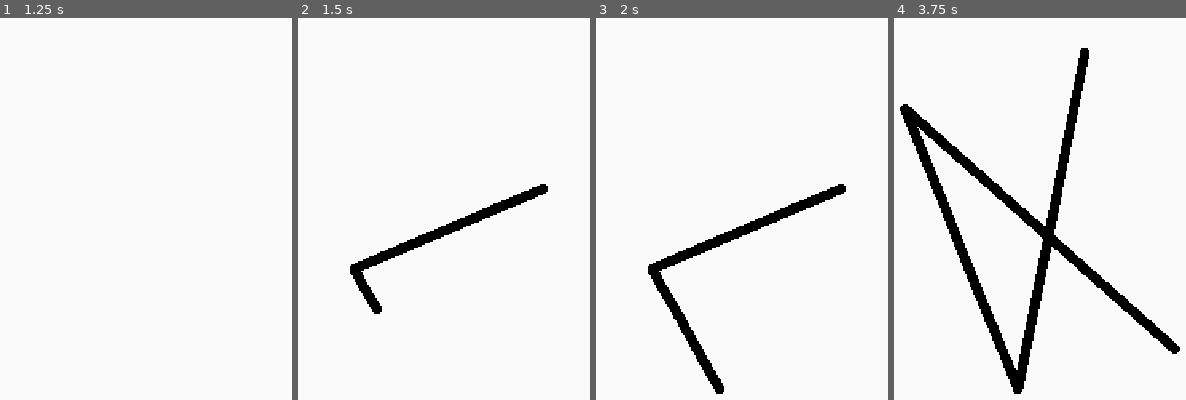
Above: before the commit, frames 1-4 (left to right).
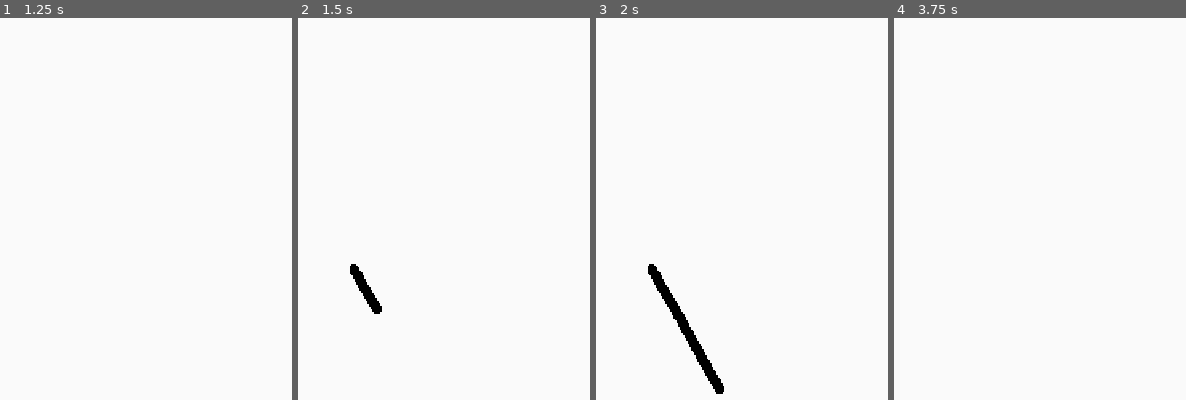
Above: after the commit, the same moments.

Repository: day-dreamer-11/bounce-line-
Game: Godot game, scene res://scenes/TrailDemo.tscn
The game is run twice, just before and just after one commit, with the same random seed, the same clock (stepped at 60 frames per second) and the same inputs.
Inputs (mouse positions are in pixels of both pictures, inside the frame that each line leads up to):
- Up to frame 1 (1.25 s): tap Enter at 0.5 s; move the mouse to (245, 189) at 0.52 s; click (245, 189) at 0.67 s
- Up to frame 2 (1.5 s): tap Space at 1.25 s; drag from (353, 270) to (420, 388) at 1.27 s
- Up to frame 3 (2 s): no input
- Up to frame 4 (3.75 s): tap Enter at 2 s; move the mouse to (1083, 52) at 2.02 s; click (1083, 52) at 2.17 s; drag from (1016, 388) to (905, 109) at 2.77 s; move the mouse to (1174, 350) at 3.52 s; click (1174, 350) at 3.67 s

Frame 1 is identical in both runs. In frame 2, 1.8% of the frame differs, in the area x 19-86%, y 43-67%; in frame 3, 1.8%; in frame 4, 8.8%, in the area x 2-98%, y 7-99%.

Commit message:
fix: Clear old points on new stroke to prevent connection
When starting a new drawing, _points.clear() ensures the new line
doesn't connect to the fading tail of the previous stroke.

Co-Authored-By: Claude Opus 4.7 <noreply@anthropic.com>

Diff:
--- a/scripts/trail_system.gd
+++ b/scripts/trail_system.gd
@@ -28,6 +28,7 @@
 	if event is InputEventMouseButton and event.button_index == MOUSE_BUTTON_LEFT:
 		if event.pressed:
 			_is_drawing = true
+			_points.clear()  # Don't connect to old trail
 		else:
 			_is_drawing = false
 
